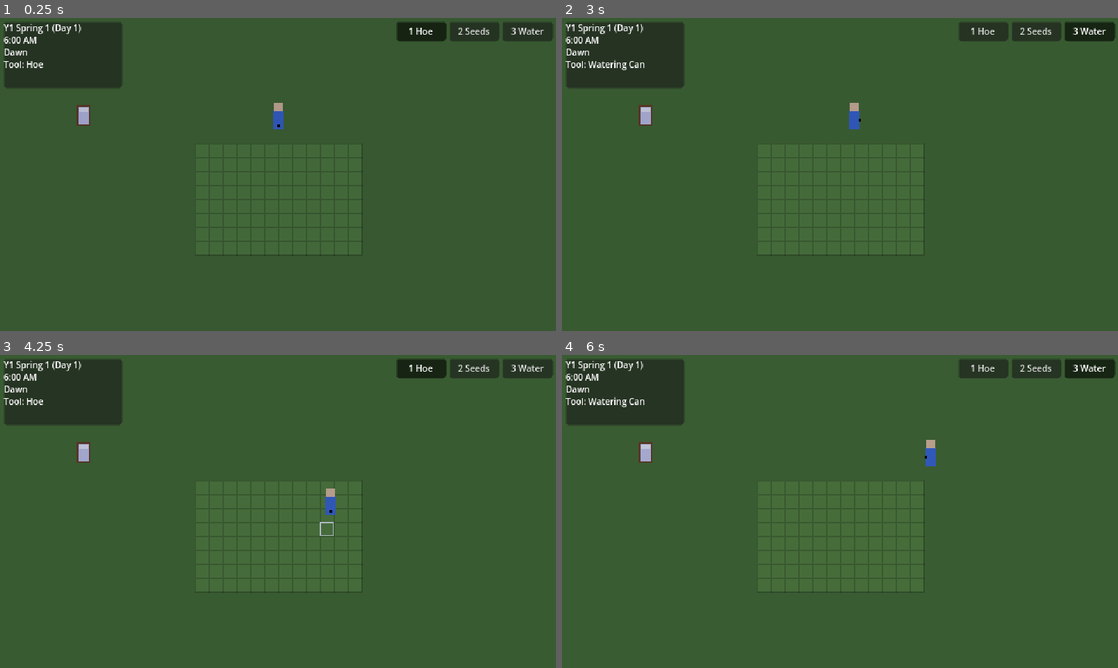
Above: before the commit, frames 1-4 (two rows, left to right).
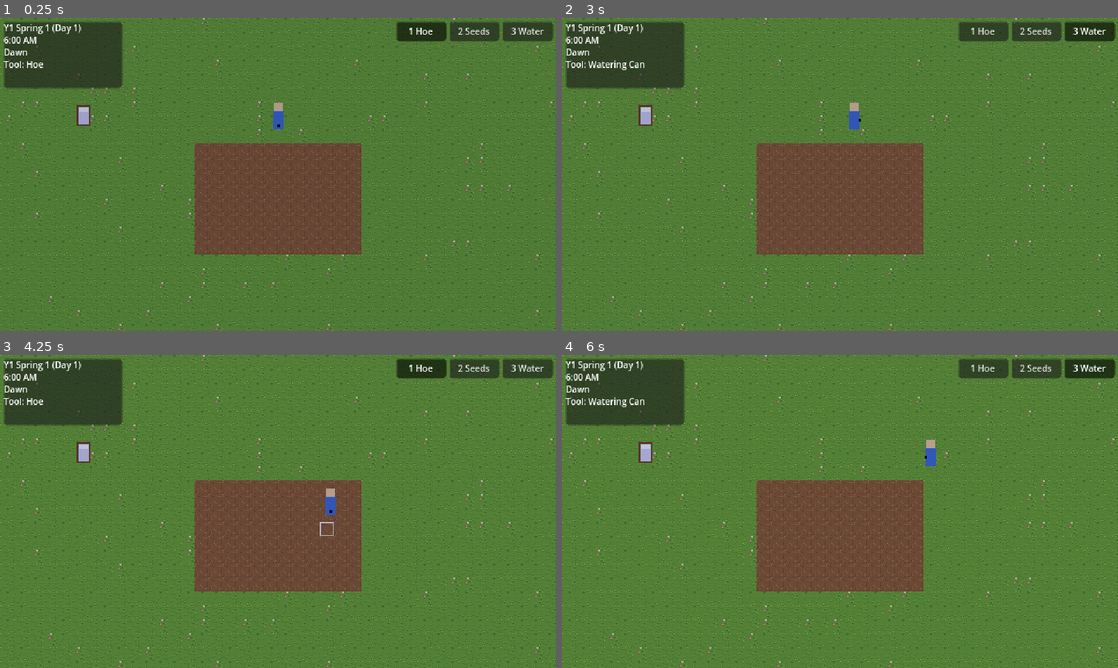
Above: after the commit, the same moments.

Repository: AraticusGaming/MBOA
Game: Godot game, scene res://scenes/main/main.tscn
The game is run twice, just before and just after one commit, with the same random seed, the same clock (stepped at 60 frames per second) and the same inputs.
Inputs (mouse positions are in pixels of both pictures, inside the frame that each line leads up to):
- Up to frame 1 (0.25 s): no input
- Up to frame 2 (3 s): click "1 Hoe" at 0.5 s; click "2 Seeds" at 1.25 s; click "3 Water" at 2 s; tap Enter at 2.75 s; move the mouse to (962, 158) at 2.77 s; hold D (move_right) from 2.78 s (still down); hold E (interact) from 2.78 s (still down); click (962, 158) at 2.92 s
- Up to frame 3 (4.25 s): move the mouse to (166, 527) at 3.52 s; release D (move_right) at 3.53 s; release E (interact) at 3.53 s; hold S (move_down) from 3.53 s (still down); tap 1 (tool_1) at 3.6 s; click (166, 527) at 3.67 s
- Up to frame 4 (6 s): move the mouse to (895, 442) at 4.27 s; release S (move_down) at 4.28 s; hold D (move_right) 4.28-5.03 s; hold 2 (tool_2) 4.28-5.03 s; click (895, 442) at 4.42 s; move the mouse to (812, 574) at 5.02 s; hold W (move_up) 5.03-5.78 s; tap 3 (tool_3) at 5.1 s; click (812, 574) at 5.17 s; move the mouse to (1006, 558) at 5.77 s; hold A (move_left) from 5.78 s (still down); hold E (interact) from 5.78 s (still down); click (1006, 558) at 5.92 s

The runs differ from the first frame. In frame 1, 85% of the frame differs, in the area x 0-100%, y 0-100%; in frame 2, 85%; in frame 3, 85%; in frame 4, 86%.

Commit message:
Render farm with tileset and crop stage sprites
- FarmTileMapping resource maps plot state to soil tiles (empty=dirt,
  tilled=tilled_soil, watered=watered_soil); FarmGrid drives a SoilLayer
  TileMapLayer from it and keeps placeholder rects when no tileset is set
- CropData gains sprite_sheet, frame_size, growth_frames and mature_frame;
  placeholder crop uses crop_basic.png (seed, sprout, leafy, ready)
- Ground is a seeded grass TileMapLayer (GroundLayer) instead of a ColorRect

Diff:
--- a/resources/crops/placeholder_crop.tres
+++ b/resources/crops/placeholder_crop.tres
@@ -1,6 +1,7 @@
-[gd_resource type="Resource" script_class="CropData" load_steps=2 format=3]
+[gd_resource type="Resource" script_class="CropData" load_steps=3 format=3]
 
 [ext_resource type="Script" path="res://scripts/farm/crop_data.gd" id="1_crop"]
+[ext_resource type="Texture2D" path="res://assets/sprites/crop_basic.png" id="2_sheet"]
 
 [resource]
 script = ExtResource("1_crop")
@@ -8,3 +9,7 @@
 display_name = "Placeholder Crop"
 days_to_mature = 3
 placeholder_color = Color(0.95, 0.75, 0.2, 1)
+sprite_sheet = ExtResource("2_sheet")
+frame_size = Vector2i(16, 16)
+growth_frames = PackedInt32Array(0, 1, 2)
+mature_frame = 3
--- /dev/null
+++ b/resources/farm_tile_mapping.tres
@@ -0,0 +1,10 @@
+[gd_resource type="Resource" script_class="FarmTileMapping" load_steps=2 format=3]
+
+[ext_resource type="Script" path="res://scripts/farm/farm_tile_mapping.gd" id="1_map"]
+
+[resource]
+script = ExtResource("1_map")
+source_id = 0
+empty_tile = Vector2i(3, 0)
+tilled_tile = Vector2i(4, 0)
+watered_tile = Vector2i(5, 0)
--- a/scenes/farm/farm.tscn
+++ b/scenes/farm/farm.tscn
@@ -1,23 +1,26 @@
-[gd_scene load_steps=6 format=3]
+[gd_scene load_steps=9 format=3]
 
 [ext_resource type="Script" path="res://scripts/farm/farm_grid.gd" id="1_grid"]
 [ext_resource type="Resource" path="res://resources/crops/placeholder_crop.tres" id="2_crop"]
 [ext_resource type="PackedScene" path="res://scenes/world/player.tscn" id="3_player"]
 [ext_resource type="Script" path="res://scripts/farm/crop_data.gd" id="4_cropdata"]
 [ext_resource type="PackedScene" path="res://scenes/world/bed.tscn" id="5_bed"]
+[ext_resource type="TileSet" path="res://resources/farm_tileset.tres" id="6_tiles"]
+[ext_resource type="Resource" path="res://resources/farm_tile_mapping.tres" id="7_map"]
+[ext_resource type="Script" path="res://scripts/farm/ground_layer.gd" id="8_ground"]
 
 [node name="Farm" type="Node2D"]
 
-[node name="Ground" type="ColorRect" parent="."]
-offset_right = 640.0
-offset_bottom = 360.0
-mouse_filter = 2
-color = Color(0.3, 0.47, 0.23, 1)
+[node name="Ground" type="TileMapLayer" parent="."]
+tile_set = ExtResource("6_tiles")
+script = ExtResource("8_ground")
 
 [node name="FarmGrid" type="Node2D" parent="."]
 position = Vector2(224, 144)
 script = ExtResource("1_grid")
 crops = Array[ExtResource("4_cropdata")]([ExtResource("2_crop")])
+tileset = ExtResource("6_tiles")
+tile_mapping = ExtResource("7_map")
 
 [node name="Bed" parent="." instance=ExtResource("5_bed")]
 position = Vector2(96, 112)
--- a/scripts/farm/crop_data.gd
+++ b/scripts/farm/crop_data.gd
@@ -10,3 +10,32 @@
 @export_range(1, 100) var days_to_mature: int = 3
 ## Placeholder draw color of the mature crop (until ART delivers sprites).
 @export var placeholder_color: Color = Color(0.9, 0.75, 0.2)
+
+@export_group("Sprite")
+## Stage sheet for this crop (e.g. assets/sprites/crop_basic.png). null = draw
+## a placeholder rectangle in placeholder_color instead.
+@export var sprite_sheet: Texture2D
+## Size of one frame in the sheet; frames are indexed row-major.
+@export var frame_size: Vector2i = Vector2i(16, 16)
+## Frames shown while growing, spread evenly over growth progress 0..<1
+## (first entry = just planted / seed). crop_basic: [0 seed, 1 sprout, 2 leafy].
+@export var growth_frames: PackedInt32Array = PackedInt32Array([0, 1, 2])
+## Frame shown once growth_days >= days_to_mature (harvest-ready).
+@export var mature_frame: int = 3
+
+
+## Sheet frame for a crop that has grown `growth_days` watered days.
+func get_frame_for_growth(growth_days: int) -> int:
+	if growth_days >= days_to_mature or growth_frames.is_empty():
+		return mature_frame
+	var progress := clampf(float(growth_days) / float(maxi(days_to_mature, 1)), 0.0, 0.9999)
+	return growth_frames[int(floor(progress * growth_frames.size()))]
+
+
+## Pixel region of `frame` inside sprite_sheet (empty Rect2 if no sheet).
+func get_frame_region(frame: int) -> Rect2:
+	if sprite_sheet == null or frame_size.x <= 0 or frame_size.y <= 0:
+		return Rect2()
+	var columns := maxi(int(sprite_sheet.get_width()) / frame_size.x, 1)
+	return Rect2(Vector2((frame % columns) * frame_size.x, (frame / columns) * frame_size.y),
+		Vector2(frame_size))
--- a/scripts/farm/farm_grid.gd
+++ b/scripts/farm/farm_grid.gd
@@ -1,7 +1,12 @@
 class_name FarmGrid
 extends Node2D
 ## Grid of farm plots (16x16 cells by default) with till / plant / water /
-## grow / harvest rules. Draws placeholder rectangles until ART tiles exist.
+## grow / harvest rules.
+##
+## Rendering: with `tileset` + `tile_mapping` set, soil is a child TileMapLayer
+## ("SoilLayer", drawn behind this node) using FarmTileMapping (state -> tile),
+## and crops are drawn on top from each CropData sprite sheet. Without them
+## (e.g. in logic tests) it falls back to placeholder rectangles.
 ##
 ## Growth rule: on Clock.day_started, every planted, not-yet-mature plot that
 ## was watered the previous day grows by one day; then all watered flags reset.
@@ -20,6 +25,14 @@
 ## Crop planted by the Seed tool (empty = first entry of `crops`).
 @export var selected_seed_id: StringName = &""
 
+@export_group("Art")
+## Farm TileSet (resources/farm_tileset.tres). null = placeholder rectangles.
+@export var tileset: TileSet
+## Plot state -> atlas tile (resources/farm_tile_mapping.tres).
+@export var tile_mapping: FarmTileMapping
+## Thin grid lines over the plots (always drawn in placeholder mode).
+@export var show_grid_lines: bool = false
+
 @export_group("Placeholder colors")
 @export var color_empty: Color = Color(0.36, 0.55, 0.27)
 @export var color_tilled: Color = Color(0.55, 0.38, 0.22)
@@ -32,6 +45,8 @@
 ## Cell outlined as the player's current target (-1,-1 = none).
 var highlight_cell: Vector2i = Vector2i(-1, -1)
 var clock: GameClock
+## Soil TileMapLayer created in _ready when art is configured.
+var soil_layer: TileMapLayer
 
 var _crop_index: Dictionary = {}
 
@@ -42,6 +57,7 @@
 
 func _ready() -> void:
 	_rebuild_crop_index()
+	_setup_soil_layer()
 	if clock == null:
 		clock = get_node_or_null("/root/Clock") as GameClock
 	if clock and not clock.day_started.is_connected(_on_day_started):
@@ -166,7 +182,22 @@
 			if crop != null and plot.growth_days < crop.days_to_mature:
 				plot.growth_days += 1
 		plot.watered = false
+	refresh_tiles()
 	queue_redraw()
+
+
+## True when soil is rendered from the TileSet instead of placeholder rects.
+func uses_tiles() -> bool:
+	return soil_layer != null
+
+
+## Re-syncs every soil tile from plot state.
+func refresh_tiles() -> void:
+	if soil_layer == null:
+		return
+	for y in grid_size.y:
+		for x in grid_size.x:
+			_update_tile(Vector2i(x, y))
 
 
 func set_highlight(cell: Vector2i) -> void:
@@ -189,6 +220,7 @@
 	var arr: Array = data.get("plots", [])
 	for i in mini(arr.size(), plots.size()):
 		plots[i] = FarmPlot.from_dict(arr[i])
+	refresh_tiles()
 	queue_redraw()
 
 
@@ -201,11 +233,13 @@
 			var cell := Vector2i(x, y)
 			var plot := get_plot(cell)
 			var rect := Rect2(Vector2(x, y) * cs, Vector2(cs, cs))
-			var base := color_empty
-			if plot.state != FarmPlot.State.EMPTY:
-				base = color_watered if plot.watered else color_tilled
-			draw_rect(rect, base)
-			draw_rect(rect, color_grid_line, false, 1.0)
+			if soil_layer == null:
+				var base := color_empty
+				if plot.state != FarmPlot.State.EMPTY:
+					base = color_watered if plot.watered else color_tilled
+				draw_rect(rect, base)
+			if soil_layer == null or show_grid_lines:
+				draw_rect(rect, color_grid_line, false, 1.0)
 			if plot.is_planted():
 				_draw_crop(plot, rect)
 	if is_in_bounds(highlight_cell):
@@ -216,6 +250,13 @@
 func _draw_crop(plot: FarmPlot, rect: Rect2) -> void:
 	var crop := get_crop(plot.crop_id)
 	if crop == null:
+		return
+	if crop.sprite_sheet != null:
+		var region := crop.get_frame_region(crop.get_frame_for_growth(plot.growth_days))
+		# Bottom-center the frame on the cell (taller crop frames grow upward).
+		var pos := Vector2(rect.position.x + (rect.size.x - region.size.x) * 0.5,
+			rect.end.y - region.size.y)
+		draw_texture_rect_region(crop.sprite_sheet, Rect2(pos.round(), region.size), region)
 		return
 	var t := clampf(float(plot.growth_days) / float(crop.days_to_mature), 0.0, 1.0)
 	var size := lerpf(4.0, cell_size - 4.0, t)
@@ -247,7 +288,27 @@
 	return crops[0].id if not crops.is_empty() and crops[0] != null else &""
 
 
+func _setup_soil_layer() -> void:
+	if tileset == null or tile_mapping == null:
+		return
+	if soil_layer == null:
+		soil_layer = get_node_or_null(^"SoilLayer") as TileMapLayer
+	if soil_layer == null:
+		soil_layer = TileMapLayer.new()
+		soil_layer.name = "SoilLayer"
+		add_child(soil_layer, false, Node.INTERNAL_MODE_FRONT)
+	soil_layer.tile_set = tileset
+	soil_layer.show_behind_parent = true  # crops/highlight (this node's _draw) on top
+	refresh_tiles()
+
+
+func _update_tile(cell: Vector2i) -> void:
+	if soil_layer and is_in_bounds(cell):
+		soil_layer.set_cell(cell, tile_mapping.source_id, tile_mapping.get_atlas_coords(get_plot(cell)))
+
+
 func _changed(cell: Vector2i) -> void:
+	_update_tile(cell)
 	plot_changed.emit(cell)
 	queue_redraw()
 
--- /dev/null
+++ b/scripts/farm/farm_tile_mapping.gd
@@ -0,0 +1,21 @@
+class_name FarmTileMapping
+extends Resource
+## Data-driven mapping from FarmPlot state to a tile in the farm TileSet
+## (resources/farm_tileset.tres, built from assets/tilesets/farm_tiles.png).
+## Atlas coords follow assets/ART_NOTES.md (col,row, 16x16 tiles).
+##
+##   EMPTY                     -> empty_tile   (3,0) dirt, untilled ground
+##   TILLED / PLANTED          -> tilled_tile  (4,0) tilled_soil
+##   TILLED / PLANTED, watered -> watered_tile (5,0) watered_soil
+## Crops are drawn on top from their own CropData sprite sheet.
+
+@export var source_id: int = 0
+@export var empty_tile: Vector2i = Vector2i(3, 0)
+@export var tilled_tile: Vector2i = Vector2i(4, 0)
+@export var watered_tile: Vector2i = Vector2i(5, 0)
+
+
+func get_atlas_coords(plot: FarmPlot) -> Vector2i:
+	if plot == null or plot.state == FarmPlot.State.EMPTY:
+		return empty_tile
+	return watered_tile if plot.watered else tilled_tile
--- /dev/null
+++ b/scripts/farm/ground_layer.gd
@@ -0,0 +1,28 @@
+class_name GroundLayer
+extends TileMapLayer
+## Fills a rectangle with grass tiles from the farm TileSet (ART_NOTES tiles
+## 0-2). Deterministic (seeded) so the map looks the same every run.
+
+@export var size_in_tiles: Vector2i = Vector2i(40, 23)
+@export var source_id: int = 0
+## Grass atlas coords and their relative weights.
+@export var tiles: Array[Vector2i] = [Vector2i(0, 0), Vector2i(1, 0), Vector2i(2, 0)]
+@export var weights: PackedFloat32Array = [0.6, 0.35, 0.05]
+@export var random_seed: int = 1337
+
+
+func _ready() -> void:
+	fill()
+
+
+func fill() -> void:
+	clear()
+	if tile_set == null or tiles.is_empty():
+		return
+	var rng := RandomNumberGenerator.new()
+	rng.seed = random_seed
+	var w := weights if weights.size() == tiles.size() else PackedFloat32Array()
+	for y in size_in_tiles.y:
+		for x in size_in_tiles.x:
+			var idx := rng.rand_weighted(w) if not w.is_empty() else rng.randi_range(0, tiles.size() - 1)
+			set_cell(Vector2i(x, y), source_id, tiles[idx])
Not shown, added: scripts/farm/farm_tile_mapping.gd.uid
Not shown, added: scripts/farm/ground_layer.gd.uid
